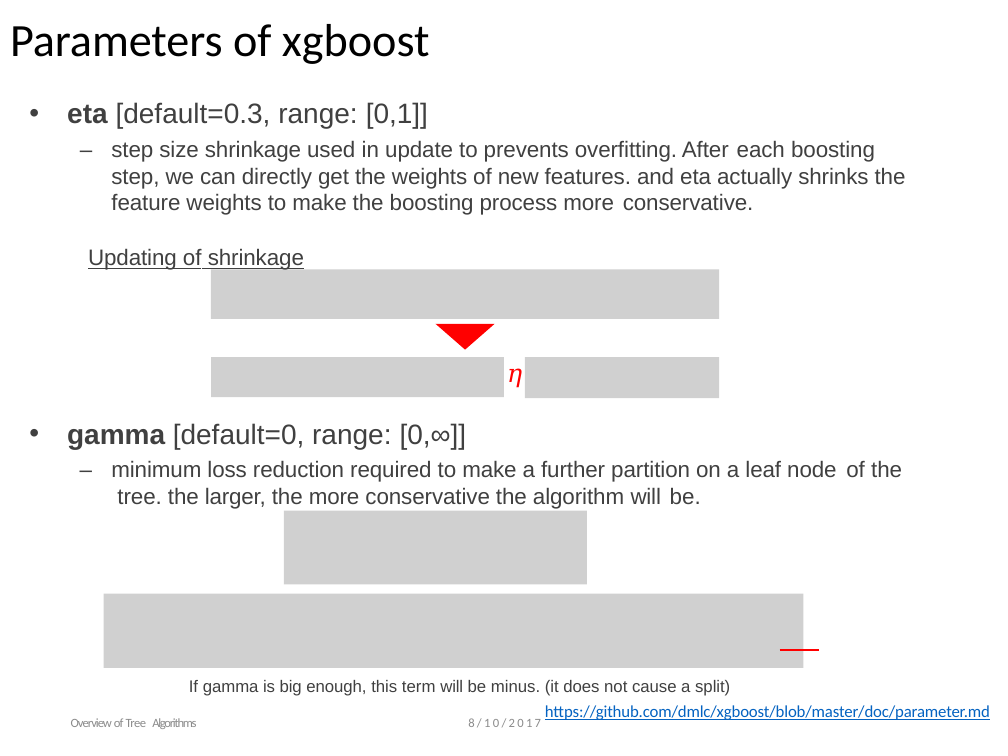
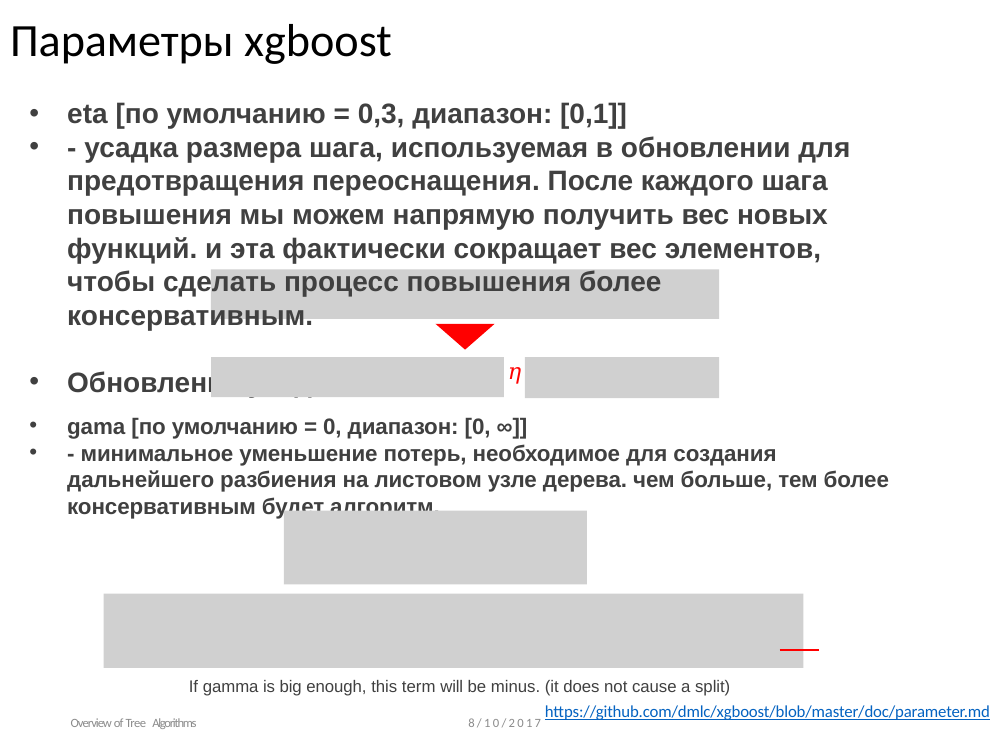
Before and after one commit to ulstu/ml, a slide deck: slide 28 of ml_course_ru/lecture12. Gradient boosting/Lecture 12. From Decision Tree to XGBoost.pptx. Drawn at 1008x756 pixels with LibreOffice and Linux fonts; fonts in the diff are those of the drawing; grey boxes stand for pictures; background and template pictures are left out. Boxes give left, top, right and bottom in pixels: in the first picture for what was removed or moved away, otherwise in the second. Text is boxed around its words. In the diff, an @@ line names an element or a change of style, - is before the commit and + after.

```diff
--- a/ml_course_ru/lecture12. Gradient boosting/Lecture 12. From Decision Tree to XGBoost.pptx
+++ b/ml_course_ru/lecture12. Gradient boosting/Lecture 12. From Decision Tree to XGBoost.pptx
@@ title at bbox=[10, 24, 392, 64]: text changed @@
-Parameters of xgboost
+Параметры xgboost
@@ text at bbox=[67, 102, 850, 330]: text changed; size 16 to 20 pt; bold on @@
-• eta [default=0.3, range: [0,1]]
-– step size shrinkage used in update to prevents overfitting. After each boosting step, we can directly get the weights of new features. and eta actually shrinks the feature weights to make the boosting process more conservative.
-Updating of shrinkage
+• eta [по умолчанию = 0,3, диапазон: [0,1]]
+• - усадка размера шага, используемая в обновлении для предотвращения переоснащения. После каждого шага повышения мы можем напрямую получить вес новых функций. и эта фактически сокращает вес элементов, чтобы сделать процесс повышения более консервативным.
+• Обновление усадки
@@ text at bbox=[508, 367, 521, 384]: size 18 to 16 pt in "𝜂" @@
@@ text at bbox=[67, 417, 889, 519]: text changed; bold on @@
-• gamma [default=0, range: [0,∞]]
-– minimum loss reduction required to make a further partition on a leaf node of the tree. the larger, the more conservative the algorithm will be.
+• gama [по умолчанию = 0, диапазон: [0, ∞]]
+• - минимальное уменьшение потерь, необходимое для создания дальнейшего разбиения на листовом узле дерева. чем больше, тем более консервативным будет алгоритм.
```
Also in this commit, not shown: 30 other slides changed, 5 slides added, 5 slides removed, 27 other files.
